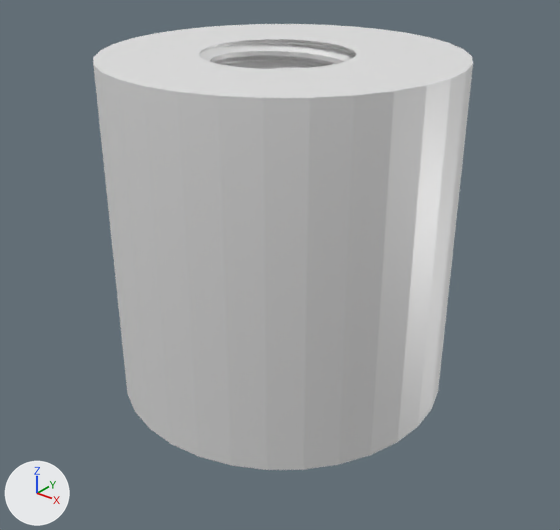
Before and after pictures for a commit that changed the FBX model Assets/Meshes/LightSocketMesh.fbx.
Both versions are drawn from a 50 mm camera at (2.65, -3.34, 1.8) aimed at (0.05, -0.09, -0.22). The lights are fixed; the arrows at lower left show +X, +Y and +Z. The older version comes first. Where no turn or scale is listed for an object, it has been applied to the vertices.

The older version as bpy lines, for what is in view:
```python
me_cylinder = bpy.data.meshes.new('Cylinder')
me_cylinder.from_pydata(...)  # 1512 vertices, 1480 faces; spans x -1.0..1.0, y -1.0..1.0, z -1.0..1.0
me_cylinder.materials.append(mat_lightsocket)  # white #ffffff
ob_lightsocket = bpy.data.objects.new('LightSocket', me_cylinder)
ob_lightsocket.location = (0.0, 0.0, 0.0)
```
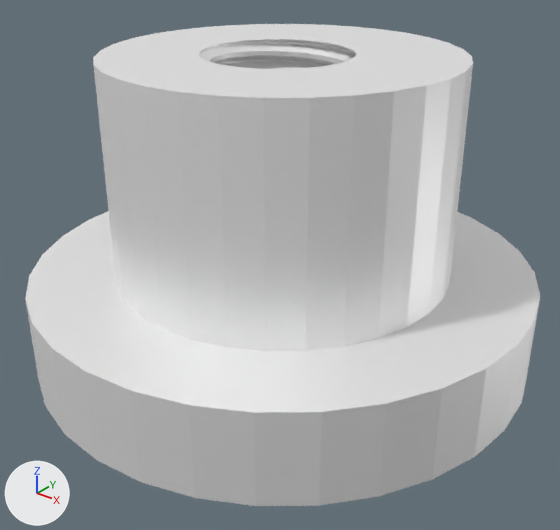
Changed parts and their boxes [x1, y1, x2, y2] in the pictures (560 x 530 px):
'LightSocket', reshaped (35% wider, 8% taller)
    before: [93, 24, 473, 470]
    after: [25, 24, 540, 506]
part 1 of me_cylinder, built on
    before: [108, 208, 458, 470]
    after: [25, 208, 540, 506]

What changed in the scene script:
```text
Change me_cylinder:
    used by ob_lightsocket; location = (0.0, 0.0, 0.0)
    remove me_cylinder.from_pydata(...)  # 1512 vertices, 1480 faces; spans x -1.0..1.0, y -1.0..1.0, z -1.0..1.0
    add me_cylinder.from_pydata(...)  # 1576 vertices, 1544 faces; spans x -1.5..1.5, y -1.5..1.5, z -0.79..1.0
    me_cylinder part 1
    32 faces are deleted
    32 vertices move from x -1.0..1.0, y -1.0..1.0, z -1.0 to x -1.5..1.5, y -1.5..1.5, z -0.79
    32 new vertices lie (0.0, 0.0, 0.53) away from vertices in x -1.0..1.0, y -1.0..1.0, z -1.0
    32 new vertices lie (0.0, 0.0, -1.26) away from vertices in x -1.0..1.0, y -1.0..1.0, z 1.0
    96 new faces join them
```
